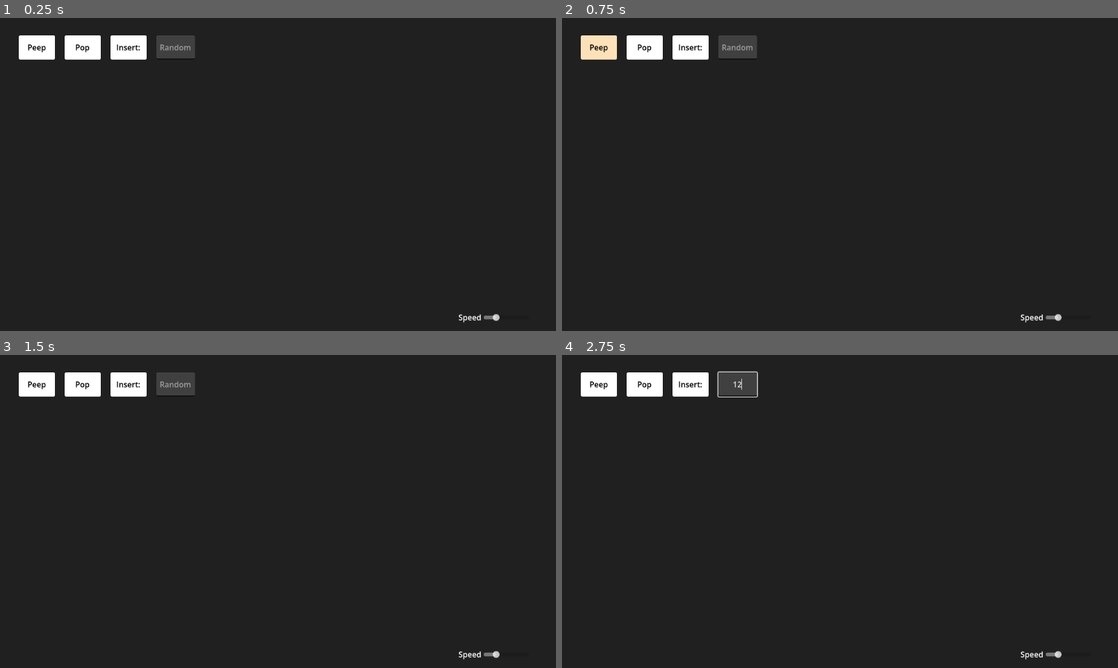
Above: before the commit, frames 1-4 (two rows, left to right).
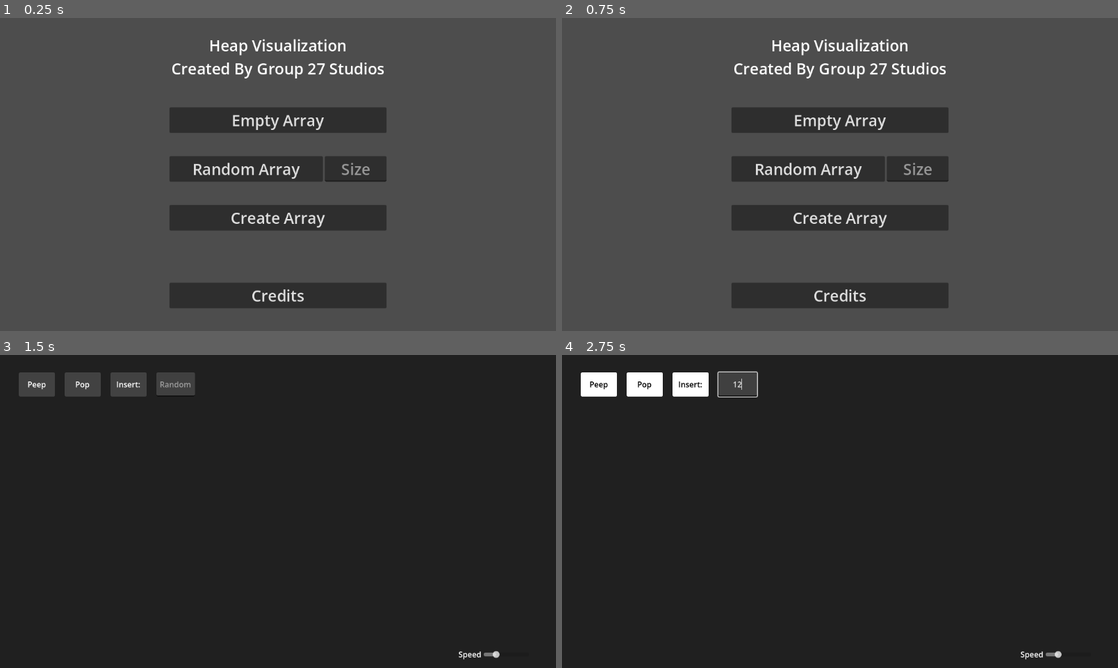
Above: after the commit, the same moments.

Repository: Anemois/DSA_Heap
Game: Godot game, scene res://menu/main_menu.tscn
The game is run twice, just before and just after one commit, with the same random seed, the same clock (stepped at 60 frames per second) and the same inputs. Before the commit the project starts from res://main.tscn. The engine's default icon, where the game draws it, is replaced by a stand-in: a white triangle on a blue panel in a dark square.
Inputs (mouse positions are in pixels of both pictures, inside the frame that each line leads up to):
- Up to frame 1 (0.25 s): no input
- Up to frame 2 (0.75 s): click (600, 46) at 0.5 s, where only the run before the commit has a clickable "Peep"
- Up to frame 3 (1.5 s): click (278, 458) at 1.25 s, where only the run after the commit has a clickable "Empty Array"
- Up to frame 4 (2.75 s): click (739, 383) at 2.02 s; type "12" at 2.1 s

The runs differ from the first frame. In frame 1, 88% of the frame differs, in the area x 0-100%, y 0-100%; in frame 2, 88%; in frame 3, 1.5%; in frame 4, nothing differs.

Commit message:
created main menu and created randomized heapify

Diff:
--- a/array.gd
+++ b/array.gd
@@ -27,11 +27,12 @@
 	SignalBus.node_color_changed.connect(color_node)
 	SignalBus.all_nodes_color_reset.connect(reset_all_nodes_color)
 	SignalBus.add_halo.connect(add_halo)
+	SignalBus.instant_heap_creation.connect(instant_create)
 
 func add_node(value: int, index: int) -> void:
 	var newNode: TreeNode = treeNode.instantiate()
+	add_child(newNode)
 	newNode.global_position = Vector2(20000, 0)
-	add_child(newNode)
 	newNode.set_new_node()
 	newNode.set_halo(true)
 	newNode.set_value(value)
@@ -43,7 +44,7 @@
 	targetNode.queue_free()
 	nodes.pop_back()
 	rearrange_array()
-	await get_tree().create_timer(0.001).timeout
+	await SignalBus.custom_timer(0.001)
 	add_halo(_index)
 
 func highlight_peek(value: int = 0) -> void:
@@ -69,7 +70,7 @@
 
 	Node_a.relocate(position_b.x, position_b.y)
 	Node_b.relocate(position_a.x, position_a.y)
-	await get_tree().create_timer(SignalBus.animation_time / SignalBus.stimulation_speed).timeout
+	await SignalBus.custom_timer(SignalBus.animation_time / SignalBus.stimulation_speed)
 	Node_a.teleport(position_a.x, position_a.y)
 	Node_b.teleport(position_b.x, position_b.y)
 	Node_a.set_value(value_b)
@@ -89,3 +90,14 @@
 func add_halo(index) -> void:
 	if index < nodes.size():
 		nodes[index].set_halo(true)
+
+func instant_create(heap: Array[int]) -> void:
+	for value in heap:
+		var newNode: TreeNode = treeNode.instantiate()
+		newNode.global_position = Vector2(0, 20000)
+		add_child(newNode)
+		newNode.set_value(value)
+		newNode.set_new_node()
+		nodes.append(newNode)
+		newNode.set_halo(true)
+		rearrange_array()
--- a/h_slider.gd
+++ b/h_slider.gd
@@ -4,7 +4,13 @@
 	self.value = SignalBus.stimulation_speed
 
 func _on_value_changed(value: float) -> void:
+	var prev_value = SignalBus.stimulation_speed
 	if value <= 1:
 		SignalBus.stimulation_speed = value
+		SignalBus.change_timer_ratio(prev_value / value)
+	elif value < 4:
+		SignalBus.stimulation_speed = value ** 2
+		SignalBus.change_timer_ratio(prev_value / (value ** 2))
 	else:
-		SignalBus.stimulation_speed = value ** 2
+		SignalBus.stimulation_speed = 20
+		SignalBus.change_timer_ratio(prev_value / (20))
--- /dev/null
+++ b/menu/credits.gd
@@ -0,0 +1,5 @@
+extends Control
+
+
+func _on_button_pressed() -> void:
+	get_tree().change_scene_to_file("res://menu/main_menu.tscn")
--- /dev/null
+++ b/menu/credits.tscn
@@ -0,0 +1,37 @@
+[gd_scene format=3 uid="uid://bt3oa44rpu2ui"]
+
+[ext_resource type="Script" uid="uid://8w170u5uj3kf" path="res://menu/credits.gd" id="1_wp78b"]
+
+[node name="Credits" type="Control" unique_id=948620811]
+layout_mode = 3
+anchors_preset = 15
+anchor_right = 1.0
+anchor_bottom = 1.0
+grow_horizontal = 2
+grow_vertical = 2
+script = ExtResource("1_wp78b")
+
+[node name="Label" type="Label" parent="." unique_id=1330165166]
+layout_mode = 0
+offset_top = 165.0
+offset_right = 1152.0
+offset_bottom = 354.0
+theme_override_font_sizes/font_size = 32
+text = "PM: 唐英誠
+FE:  邱新堯, 蕭大唯
+BE:  范振軒, 鄒宇翔
+QA:  莊紘瑜, 丘富升
+
+Built on Godot 4.6.2 Engine"
+horizontal_alignment = 1
+
+[node name="Button" type="Button" parent="." unique_id=383666084]
+layout_mode = 0
+offset_left = 403.0
+offset_top = 545.0
+offset_right = 749.0
+offset_bottom = 598.0
+theme_override_font_sizes/font_size = 32
+text = "------------ Back ------------"
+
+[connection signal="pressed" from="Button" to="." method="_on_button_pressed"]
--- /dev/null
+++ b/menu/main_menu.gd
@@ -0,0 +1,26 @@
+extends Control
+@onready var random_array_size: LineEdit = $VBoxContainer/HBoxContainer/RandomArraySize
+
+func _on_empty_array_pressed() -> void:
+	SignalBus.preloaded_array = []
+	SignalBus.changed_from_menu = true
+	get_tree().change_scene_to_file("res://main.tscn")
+
+func _on_random_array_pressed() -> void:
+	SignalBus.preloaded_array = []
+	SignalBus.changed_from_menu = true
+	var value = random_array_size.text
+	random_array_size.clear()
+	if(value.is_valid_int()):
+		value = int(value)
+		var array: Array[int] = []
+		for i in range(value):
+			array.append(randi_range(1, 999))
+		SignalBus.preloaded_array = array
+		get_tree().change_scene_to_file("res://main.tscn")
+
+func _on_create_array_pressed() -> void:
+	pass # Replace with function body.
+
+func _on_credits_pressed() -> void:
+	get_tree().change_scene_to_file("res://menu/credits.tscn")
--- /dev/null
+++ b/menu/main_menu.tscn
@@ -0,0 +1,91 @@
+[gd_scene format=3 uid="uid://d3x81gbef5ne"]
+
+[ext_resource type="Script" uid="uid://celqih8sqhx78" path="res://menu/main_menu.gd" id="1_chmv6"]
+
+[sub_resource type="StyleBoxEmpty" id="StyleBoxEmpty_rhts7"]
+
+[node name="Menu" type="Control" unique_id=1207463664]
+layout_mode = 3
+anchors_preset = 15
+anchor_right = 1.0
+anchor_bottom = 1.0
+grow_horizontal = 2
+grow_vertical = 2
+script = ExtResource("1_chmv6")
+
+[node name="VBoxContainer" type="VBoxContainer" parent="." unique_id=1641372622]
+layout_mode = 1
+anchors_preset = -1
+anchor_left = 0.5
+anchor_right = 0.5
+offset_left = -225.0
+offset_right = 225.0
+alignment = 1
+
+[node name="HSeparator3" type="HSeparator" parent="VBoxContainer" unique_id=1509975206]
+layout_mode = 2
+theme_override_constants/separation = 30
+theme_override_styles/separator = SubResource("StyleBoxEmpty_rhts7")
+
+[node name="Label" type="Label" parent="VBoxContainer" unique_id=1730556425]
+layout_mode = 2
+theme_override_font_sizes/font_size = 32
+text = "Heap Visualization
+Created By Group 27 Studios"
+horizontal_alignment = 1
+
+[node name="HSeparator" type="HSeparator" parent="VBoxContainer" unique_id=355592447]
+layout_mode = 2
+theme_override_constants/separation = 50
+theme_override_styles/separator = SubResource("StyleBoxEmpty_rhts7")
+
+[node name="EmptyArray" type="Button" parent="VBoxContainer" unique_id=885117508]
+layout_mode = 2
+theme_override_font_sizes/font_size = 32
+text = "Empty Array"
+
+[node name="HSeparator2" type="HSeparator" parent="VBoxContainer" unique_id=1036669790]
+layout_mode = 2
+theme_override_constants/separation = 40
+theme_override_styles/separator = SubResource("StyleBoxEmpty_rhts7")
+
+[node name="HBoxContainer" type="HBoxContainer" parent="VBoxContainer" unique_id=77127018]
+layout_mode = 2
+
+[node name="RandomArray" type="Button" parent="VBoxContainer/HBoxContainer" unique_id=1967977834]
+layout_mode = 2
+size_flags_horizontal = 3
+theme_override_font_sizes/font_size = 32
+text = "Random Array"
+
+[node name="RandomArraySize" type="LineEdit" parent="VBoxContainer/HBoxContainer" unique_id=330446961]
+layout_mode = 2
+theme_override_font_sizes/font_size = 32
+placeholder_text = "Size"
+alignment = 1
+
+[node name="HSeparator4" type="HSeparator" parent="VBoxContainer" unique_id=492300725]
+layout_mode = 2
+theme_override_constants/separation = 40
+theme_override_styles/separator = SubResource("StyleBoxEmpty_rhts7")
+
+[node name="CreateArray" type="Button" parent="VBoxContainer" unique_id=767179831]
+layout_mode = 2
+theme_override_font_sizes/font_size = 32
+text = "Create Array"
+
+[node name="HSeparator5" type="HSeparator" parent="VBoxContainer" unique_id=39870294]
+layout_mode = 2
+theme_override_constants/separation = 100
+theme_override_styles/separator = SubResource("StyleBoxEmpty_rhts7")
+
+[node name="Credits" type="Button" parent="VBoxContainer" unique_id=1636204837]
+layout_mode = 2
+theme_override_font_sizes/font_size = 32
+text = "Credits
+"
+
+[connection signal="pressed" from="VBoxContainer/EmptyArray" to="." method="_on_empty_array_pressed"]
+[connection signal="pressed" from="VBoxContainer/HBoxContainer/RandomArray" to="." method="_on_random_array_pressed"]
+[connection signal="pressed" from="VBoxContainer/CreateArray" to="." method="_on_create_array_pressed"]
+[connection signal="pressed" from="VBoxContainer/Credits" to="." method="_on_credits_pressed"]
--- a/project.godot
+++ b/project.godot
@@ -11,7 +11,7 @@
 [application]
 
 config/name="DSA_heap"
-run/main_scene="uid://bhcus3ldbxx7p"
+run/main_scene="uid://d3x81gbef5ne"
 config/features=PackedStringArray("4.6", "Forward Plus")
 config/icon="res://icon.svg"
 
--- a/scripts/SignalBus.gd
+++ b/scripts/SignalBus.gd
@@ -15,8 +15,28 @@
 signal processes_all_finished
 signal node_color_changed(index: int, color_type: String)
 signal line_color_changed(index: int, color_type: String, up: bool)
+signal instant_heap_creation(heap: Array[int])
+signal heap_finished
 signal all_nodes_color_reset
 signal add_halo(index: int)
 
 var stimulation_speed: float = 1
 var animation_time: float = 1
+
+var preloaded_array: Array[int] = []
+var changed_from_menu: bool
+
+func custom_timer(time: float):
+	var timer = Timer.new()
+	timer.one_shot = true
+	add_child(timer)
+
+	timer.wait_time = time
+	timer.start()
+	await timer.timeout
+	timer.queue_free()
+
+func change_timer_ratio(ratio: float):
+	for timer in get_children():
+		if timer.time_left > 0.2:
+			timer.start(timer.time_left * ratio)
--- a/scripts/heapify_button.gd
+++ b/scripts/heapify_button.gd
@@ -2,3 +2,8 @@
 
 func _on_pressed() -> void:
 	SignalBus.heapify_button_pressed.emit()
+
+func _process(delta: float) -> void:
+	if SignalBus.changed_from_menu:
+		SignalBus.changed_from_menu = false
+		SignalBus.heapify_button_pressed.emit(0)
--- a/scripts/insert_button.gd
+++ b/scripts/insert_button.gd
@@ -8,6 +8,7 @@
 	SignalBus.peep_button_pressed.connect(lock)
 	SignalBus.pop_button_pressed.connect(lock)
 	SignalBus.insert_button_pressed.connect(lock)
+	SignalBus.heapify_button_pressed.connect(lock)
 	SignalBus.insert_button_pressed.connect(be_selected)
 
 func _on_pressed() -> void:
@@ -19,7 +20,7 @@
 		value = randi_range(1, 999)
 	else:
 		return
-	if(0<value and value<1000):
+	if(-1000<value and value<1000):
 		SignalBus.insert_button_pressed.emit(value)
 
 func lock(value: int):
--- a/scripts/logic.gd
+++ b/scripts/logic.gd
@@ -7,7 +7,7 @@
 
 func insert(value: int) -> void:
 	SignalBus.all_nodes_color_reset.emit()
-	await get_tree().create_timer(SignalBus.animation_time / SignalBus.stimulation_speed * 0.1).timeout
+	await SignalBus.custom_timer(SignalBus.animation_time / SignalBus.stimulation_speed * 0.1)
 
 	heap.append(value)
 	var index = heap.size() - 1
@@ -17,12 +17,13 @@
 
 	# Then animate the sifting
 	await SignalBus.insert_finished
-	_sift_up(index)
+	await _sift_up(index)
+
+	SignalBus.processes_all_finished.emit()
 
 func pop_max(useless: int) -> int:
 	SignalBus.all_nodes_color_reset.emit()
-	await get_tree().create_timer(SignalBus.animation_time / SignalBus.stimulation_speed * 0.1).timeout
-
+	await SignalBus.custom_timer(SignalBus.animation_time / SignalBus.stimulation_speed * 0.1)
 	if heap.is_empty():
 		push_error("Cannot pop from an empty heap!")
 		return -1
@@ -42,7 +43,7 @@
 	SignalBus.add_halo.emit(last_index)
 	SignalBus.node_color_changed.emit(last_index, "swap")
 	SignalBus.node_color_changed.emit(0, "swap")
-	await get_tree().create_timer(SignalBus.animation_time / SignalBus.stimulation_speed / 10 * 0.4).timeout
+	await SignalBus.custom_timer(SignalBus.animation_time / SignalBus.stimulation_speed / 10 * 0.4)
 
 	SignalBus.items_swapped.emit(last_index, 0)
 	await SignalBus.swap_finished
@@ -52,26 +53,32 @@
 	SignalBus.item_removed.emit(max_val, last_index)
 	await SignalBus.remove_finished
 
-	_sift_down(0)
-
+	await _sift_down(0)
+
+	SignalBus.processes_all_finished.emit()
 	return max_val
 
 func peep(useless: int) -> int:
 	if heap.is_empty():
-		await get_tree().create_timer(SignalBus.animation_time / SignalBus.stimulation_speed * 0.1).timeout
+		await SignalBus.custom_timer(SignalBus.animation_time / SignalBus.stimulation_speed * 0.1)
 		SignalBus.processes_all_finished.emit()
 		return -1
 	SignalBus.all_nodes_color_reset.emit()
 	SignalBus.item_peeped.emit(heap[0], 0)
-	await get_tree().create_timer(SignalBus.animation_time / SignalBus.stimulation_speed * 0.1).timeout
+	await SignalBus.custom_timer(SignalBus.animation_time / SignalBus.stimulation_speed * 0.1)
 	SignalBus.processes_all_finished.emit()
 	return heap[0]
 
-func heapify() -> void:
+func heapify(value) -> void:
+	heap = SignalBus.preloaded_array
+	SignalBus.instant_heap_creation.emit(heap)
+	await SignalBus.custom_timer(1)
 	var start_index = (heap.size() / 2) - 1
-
+	print("enter")
 	for i in range(start_index, -1, -1):
-		_sift_down(i)
+		await _sift_down(i)
+
+	SignalBus.processes_all_finished.emit()
 
 func _sift_up(index: int) -> void:
 	var parent_index = (index - 1) / 2
@@ -80,12 +87,12 @@
 		SignalBus.node_color_changed.emit(index, "compare")
 		SignalBus.node_color_changed.emit(parent_index, "compare")
 		SignalBus.line_color_changed.emit(index, "compare", true)
-		await get_tree().create_timer(SignalBus.animation_time / SignalBus.stimulation_speed * 0.4).timeout
+		await SignalBus.custom_timer(SignalBus.animation_time / SignalBus.stimulation_speed * 0.4)
 
 	if index > 0 and heap[index] > heap[parent_index]:
 		SignalBus.node_color_changed.emit(index, "swap")
 		SignalBus.node_color_changed.emit(parent_index, "swap")
-		await get_tree().create_timer(SignalBus.animation_time / SignalBus.stimulation_speed * 0.4).timeout
+		await SignalBus.custom_timer(SignalBus.animation_time / SignalBus.stimulation_speed * 0.4)
 
 		var temp = heap[index]
 		heap[index] = heap[parent_index]
@@ -97,13 +104,12 @@
 		SignalBus.node_color_changed.emit(index, "visited")
 		if parent_index == 0:
 			SignalBus.node_color_changed.emit(parent_index, "visited")
-		await get_tree().create_timer(SignalBus.animation_time / SignalBus.stimulation_speed * 0.2).timeout
-
-		_sift_up(parent_index)
+		await SignalBus.custom_timer(SignalBus.animation_time / SignalBus.stimulation_speed * 0.2)
+
+		await _sift_up(parent_index)
 	else:
 		SignalBus.node_color_changed.emit(index, "visited")
-		await get_tree().create_timer(SignalBus.animation_time / SignalBus.stimulation_speed * 0.2).timeout
-		SignalBus.processes_all_finished.emit()
+		await SignalBus.custom_timer(SignalBus.animation_time / SignalBus.stimulation_speed * 0.2)
 
 func _sift_down(index: int) -> void:
 	var larger_index = index
@@ -114,7 +120,7 @@
 		SignalBus.node_color_changed.emit(index, "compare")
 		SignalBus.node_color_changed.emit(left_child, "compare")
 		SignalBus.line_color_changed.emit(left_child, "compare", false)
-		await get_tree().create_timer(SignalBus.animation_time / SignalBus.stimulation_speed * 0.4).timeout
+		await SignalBus.custom_timer(SignalBus.animation_time / SignalBus.stimulation_speed * 0.4)
 
 		if heap[left_child] > heap[larger_index]:
 			larger_index = left_child
@@ -123,7 +129,7 @@
 		SignalBus.node_color_changed.emit(index, "compare")
 		SignalBus.node_color_changed.emit(right_child, "compare")
 		SignalBus.line_color_changed.emit(right_child, "compare", false)
-		await get_tree().create_timer(SignalBus.animation_time / SignalBus.stimulation_speed * 0.4).timeout
+		await SignalBus.custom_timer(SignalBus.animation_time / SignalBus.stimulation_speed * 0.4)
 
 		if heap[right_child] > heap[larger_index]:
 			larger_index = right_child
@@ -131,7 +137,7 @@
 	if larger_index != index:
 		SignalBus.node_color_changed.emit(index, "swap")
 		SignalBus.node_color_changed.emit(larger_index, "swap")
-		await get_tree().create_timer(SignalBus.animation_time / SignalBus.stimulation_speed * 0.4).timeout
+		await SignalBus.custom_timer(SignalBus.animation_time / SignalBus.stimulation_speed * 0.4)
 
 		var temp = heap[index]
 		heap[index] = heap[larger_index]
@@ -143,18 +149,18 @@
 
 		SignalBus.node_color_changed.emit(index, "visited")
 		SignalBus.node_color_changed.emit(larger_index, "visited")
-		await get_tree().create_timer(SignalBus.animation_time / SignalBus.stimulation_speed * 0.2).timeout
-
-		_sift_down(larger_index)
+		await SignalBus.custom_timer(SignalBus.animation_time / SignalBus.stimulation_speed * 0.2)
+
+		await _sift_down(larger_index)
 	else:
 		SignalBus.node_color_changed.emit(index, "visited")
-		await get_tree().create_timer(SignalBus.animation_time / SignalBus.stimulation_speed * 0.2).timeout
-		SignalBus.processes_all_finished.emit()
+		await SignalBus.custom_timer(SignalBus.animation_time / SignalBus.stimulation_speed * 0.2)
 
 func _ready() -> void:
 	SignalBus.insert_button_pressed.connect(insert)
 	SignalBus.pop_button_pressed.connect(pop_max)
 	SignalBus.peep_button_pressed.connect(peep)
+	SignalBus.heapify_button_pressed.connect(heapify)
 	if DEBUG:
 		print("========================================")
 		print("🚀 BACKEND DIAGNOSTICS ONLINE")
@@ -192,10 +198,10 @@
 		# --- TEST 4: Floyd's Heapify ---
 		print("\n[Test 4] Executing Bulk Heapify...")
 		# We simulate the user overriding the heap with a random list
-		heap = [3, 99, 12, 8, 45, 105, 1]
-		print("Raw Array -> ", heap)
-
-		heapify() # Run your O(n) algorithm
+		var array = [3, 99, 12, 8, 45, 105, 1]
+		print("Raw Array -> ", array)
+
+		heapify(heap) # Run your O(n) algorithm
 		print("Heapified State -> ", heap)
 		assert(heap[0] == 105, "FATAL: Heapify failed. 105 should be the root.")
 		print("-> Heapify Test: PASSED")
--- a/scripts/peep_button.gd
+++ b/scripts/peep_button.gd
@@ -7,6 +7,7 @@
 	SignalBus.peep_button_pressed.connect(lock)
 	SignalBus.pop_button_pressed.connect(lock)
 	SignalBus.insert_button_pressed.connect(lock)
+	SignalBus.heapify_button_pressed.connect(lock)
 	SignalBus.peep_button_pressed.connect(peep_be_selected)
 
 func _on_pressed() -> void:
--- a/scripts/pop_button.gd
+++ b/scripts/pop_button.gd
@@ -7,6 +7,7 @@
 	SignalBus.peep_button_pressed.connect(lock)
 	SignalBus.pop_button_pressed.connect(lock)
 	SignalBus.insert_button_pressed.connect(lock)
+	SignalBus.heapify_button_pressed.connect(lock)
 	SignalBus.pop_button_pressed.connect(be_selected)
 
 func _on_pressed() -> void:
--- a/tree.gd
+++ b/tree.gd
@@ -16,21 +16,22 @@
 	SignalBus.all_nodes_color_reset.connect(reset_all_nodes_color)
 	SignalBus.item_peeped.connect(peeped)
 	SignalBus.add_halo.connect(add_halo)
+	SignalBus.instant_heap_creation.connect(instant_create)
 
 func _process(delta: float) -> void:
 	pass
 
 func add_node(value: int, index: int):
 	var newNode: TreeNode = treeNode.instantiate()
+	add_child(newNode)
 	newNode.global_position = Vector2(0, 20000)
-	add_child(newNode)
 	newNode.set_value(value)
 	newNode.set_new_node()
 	nodes.append(newNode)
 	newNode.set_halo(true)
 	length += 1
 	rearrange_tree()
-	await get_tree().create_timer(SignalBus.animation_time / SignalBus.stimulation_speed).timeout
+	await SignalBus.custom_timer(SignalBus.animation_time / SignalBus.stimulation_speed)
 	SignalBus.insert_finished.emit()
 
 func remove_node(value: int, index: int):
@@ -39,7 +40,7 @@
 	nodes.pop_back()
 	length -= 1
 	rearrange_tree()
-	await get_tree().create_timer(blink).timeout
+	await SignalBus.custom_timer(blink)
 	SignalBus.remove_finished.emit()
 	add_halo(index)
 
@@ -66,6 +67,9 @@
 func swap(index_a: int, index_b: int) -> void:
 	var Node_a: Node2D = nodes[index_a]
 	var Node_b: Node2D = nodes[index_b]
+	if Node_a == null or Node_b == null:
+		SignalBus.swap_finished.emit()
+		return
 	var position_a: Vector2 = Node_a.get_assigned_position()
 	var position_b: Vector2 = Node_b.get_assigned_position()
 	var value_a: int = Node_a.get_value()
@@ -75,7 +79,7 @@
 
 	Node_a.relocate(position_b.x, position_b.y)
 	Node_b.relocate(position_a.x, position_a.y)
-	await get_tree().create_timer(SignalBus.animation_time / SignalBus.stimulation_speed).timeout
+	await SignalBus.custom_timer(SignalBus.animation_time / SignalBus.stimulation_speed)
 	Node_a.teleport(position_a.x, position_a.y)
 	Node_b.teleport(position_b.x, position_b.y)
 	Node_a.set_value(value_b)
@@ -110,3 +114,15 @@
 func add_halo(index) -> void:
 	if index < length:
 		nodes[index].set_halo(true)
+
+func instant_create(heap: Array[int]) -> void:
+	for value in heap:
+		var newNode: TreeNode = treeNode.instantiate()
+		newNode.global_position = Vector2(0, 20000)
+		add_child(newNode)
+		newNode.set_value(value)
+		newNode.set_new_node()
+		nodes.append(newNode)
+		newNode.set_halo(true)
+		length += 1
+		rearrange_tree()
--- a/tree_node.gd
+++ b/tree_node.gd
@@ -15,7 +15,7 @@
 
 func move(delta) -> void:
 	var move_rate: float = SignalBus.stimulation_speed * 5
-	position = position + (assigned_position - position) * move_rate * (5 if abs(position.y) >= 4000 else 1) * delta
+	position = position + (assigned_position - position) * min(move_rate * (5 if abs(position.y) >= 4000 else 1) * delta, 1)
 
 func relocate(x: float, y: float) -> void:
 	assigned_position = Vector2(x,  y)
Not shown, added: menu/credits.gd.uid
Not shown, added: menu/main_menu.gd.uid
Not shown: 1 places in treeNode.tscn that only renumber resources
